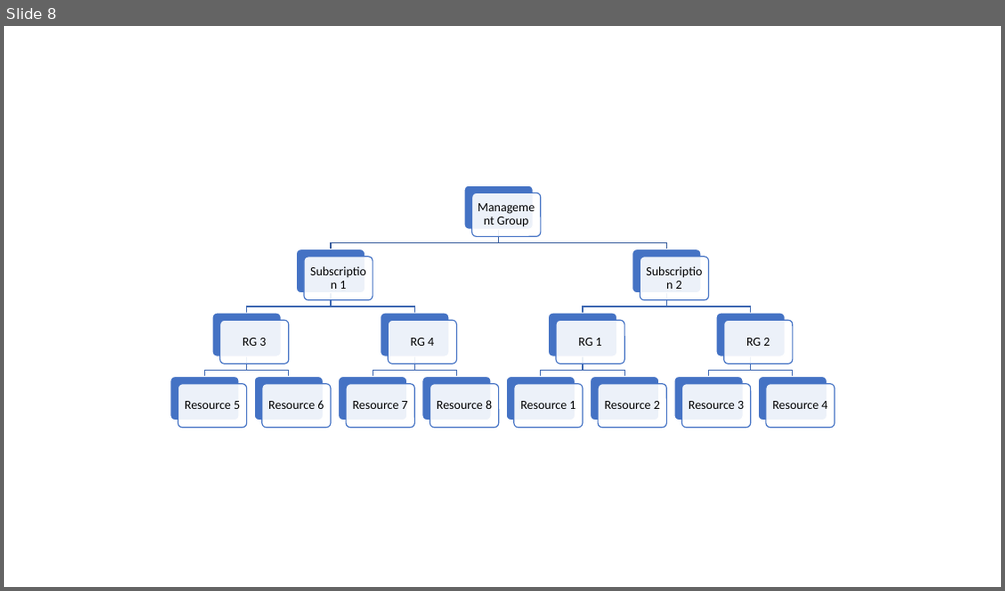
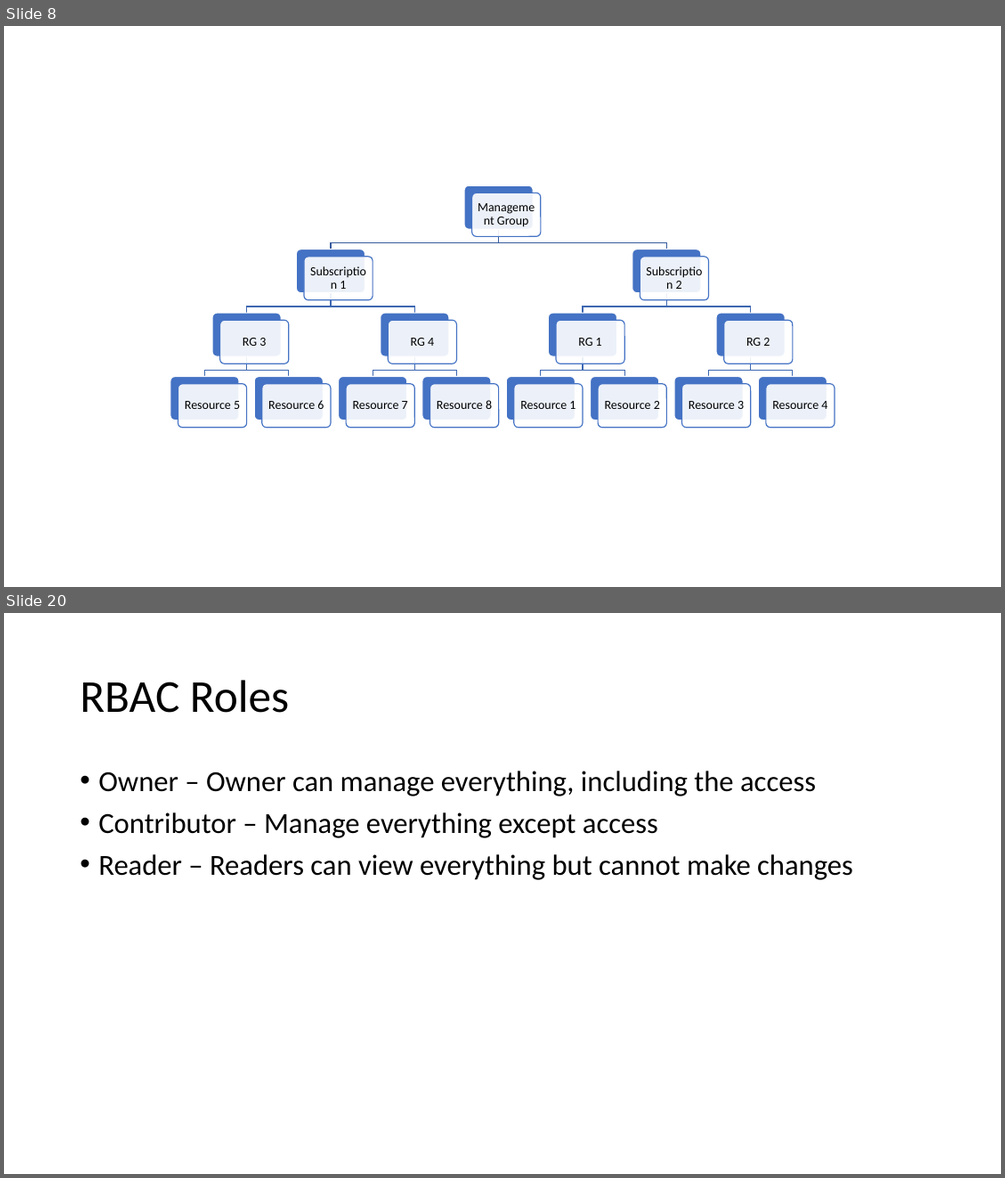
Before and after one commit to ayushrathi15/03June-AZ104, a slide deck: Governance and Compliance.pptx. Shown one above the other, each under a label of ours: slide 8 before the commit, slides 8 and 20 after it; the slides between them are not shown. The pictures are 1005x591 and 1005x1178 pixels, drawn with LibreOffice and Linux fonts; fonts in the diff are those of the drawing. Boxes give left, top, right and bottom in pixels: in the first picture for what was removed or moved away, otherwise in the second. Text is boxed around its words. In the diff, an @@ line names an element or a change of style, - is before the commit and + after.

```diff
--- a/Governance and Compliance.pptx
+++ b/Governance and Compliance.pptx
@@ slide 20 added at [4,613,1001,1174], background #FFFFFF @@
@@ title added at [80,680,289,713], 44 pt, text #000000 @@
+RBAC Roles
@@ text added at [98,771,853,880], 28 pt, text #000000 @@
+• Owner – Owner can manage everything, including the access
+• Contributor – Manage everything except access
+• Reader – Readers can view everything but cannot make changes
```
Also in this commit, not shown: 16 other slides added.
